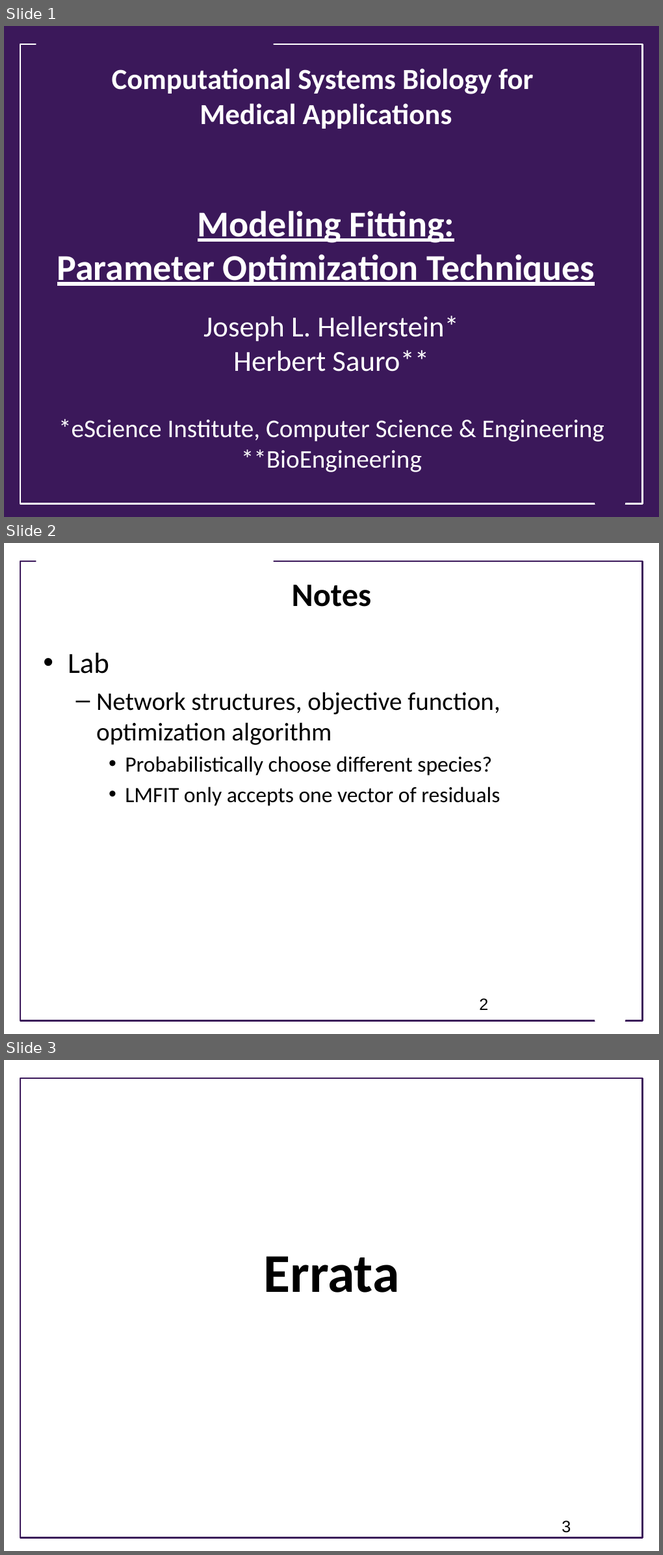
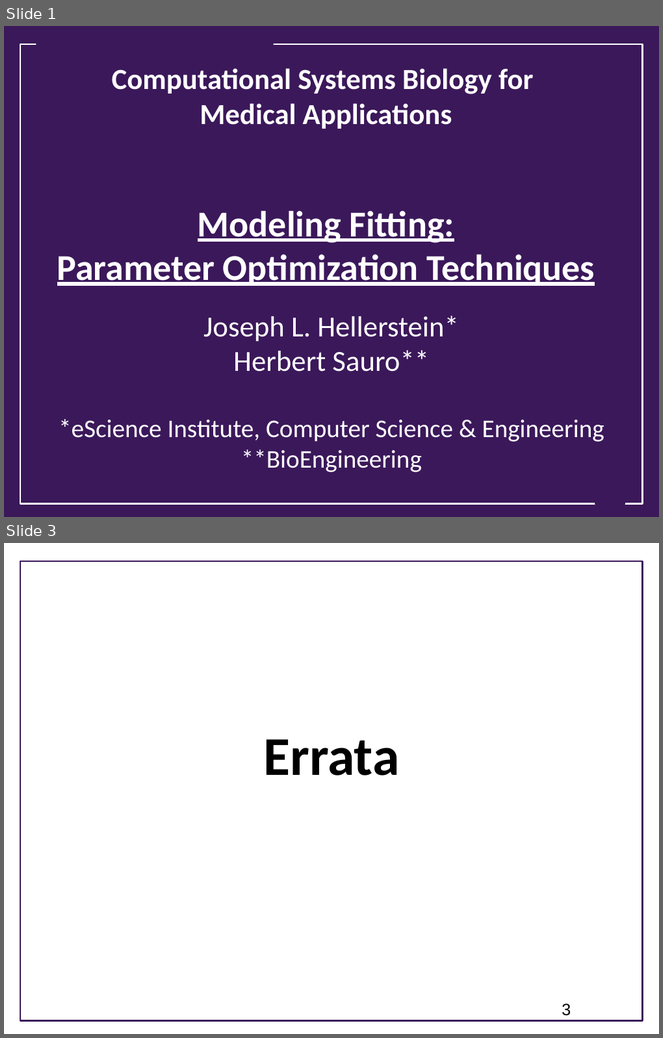
Before and after one commit to ModelEngineering/advancing-biomedical-models, a slide deck: lectures/lecture_8/Lecture_8_Model_Fitting_Optimization_Techniques.pptx. Shown one above the other, each under a label of ours: slides 1, 2 and 3 before the commit, slides 1 and 3 after it; the slides between them are not shown. The pictures are 663x1555 and 663x1038 pixels, drawn with LibreOffice and Linux fonts; fonts in the diff are those of the drawing; background and template pictures are left out. Boxes give left, top, right and bottom in pixels: in the first picture for what was removed or moved away, otherwise in the second. Text is boxed around its words. In the diff, an @@ line names an element or a change of style, - is before the commit and + after.

```diff
--- a/lectures/lecture_8/Lecture_8_Model_Fitting_Optimization_Techniques.pptx
+++ b/lectures/lecture_8/Lecture_8_Model_Fitting_Optimization_Techniques.pptx
@@ slide 2 removed at box(4, 543, 659, 1034), background #FFFFFF; not listed: 1 template element that a slide beside it also shows @@
@@ rectangle removed at box(36, 554, 273, 570) @@
@@ title removed at box(292, 585, 372, 607) @@
-Notes
@@ text removed at box(68, 653, 500, 806) @@
-• Lab
-  – Network structures, objective function, optimization algorithm
-    • Probabilistically choose different species?
-    • LMFIT only accepts one vector of residuals
@@ page number removed at box(479, 999, 488, 1010) @@
-2
@@ trapezoid removed at box(589, 998, 631, 1026) @@
```
Also in this commit, not shown: 9 slides added, 1 other slide removed.
